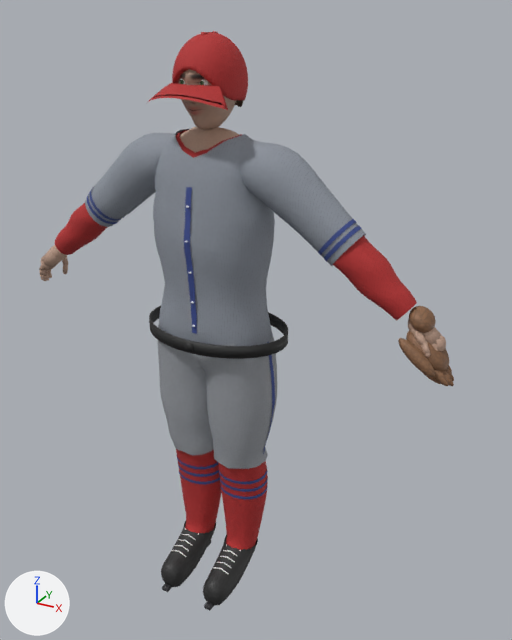
An edit to the glTF model assets/optimized/players/player_away.glb, drawn before and after from the same camera.
One viewpoint serves both versions: a 50 mm camera at (1.141, -1.803, 1.924) aimed at (0.124, 0.047, 1.0). The axes (+X, +Y, +Z) are drawn at lower left. The lights are the same throughout. The picture after the commit comes second. Vertices at exactly the same position are counted once.

In view in the first picture: 'Body_Skin', 'Cleats', 'Gear_Belt', 'Gear_Cap', 'Gear_Glove', 'Gear_Piping', 'Head', 'Jersey', 'Pants', 'Socks', 'Undershirt' and 6 more.
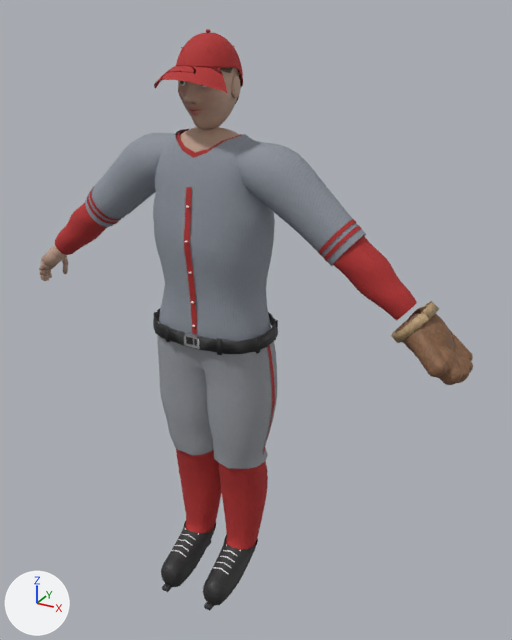
Where the change shows, as pixel boxes (x1, y1, x2, y2) in the pictures (512 x 640 px; the box of a moved part takes in the faces that stretch with it):
'Gear_Cap', reshaped (10% narrower, 19% shorter): before (149, 31, 248, 110); after (154, 29, 243, 93)
'Gear_Glove', reshaped (33% wider): before (398, 306, 454, 386); after (398, 306, 473, 385)
'Gear_Belt', reshaped: before (149, 306, 288, 359); after (153, 309, 278, 355)
'Gear_Piping', recoloured: (87, 187, 362, 499) in both
'Gear_Glove_Laces', added (beige): after (391, 301, 439, 357)
'Gear_BeltBuckle', added: after (184, 333, 200, 349)
part 1 of me_g_011, moved or reshaped (not visible afterwards): before (184, 342, 193, 353)
part 2 of me_g_011, rebuilt: before (149, 306, 288, 359); after (153, 309, 278, 354)
part 3 of me_g_011, added: after (154, 312, 170, 342)
part 4 of me_g_011, added: after (217, 320, 278, 355)
part 5 of me_g, deleted (red): before (149, 83, 228, 110)
part 6 of me_g, moved or reshaped: before (172, 31, 248, 101); after (154, 33, 243, 93)

The change, as a list of edits to the scene's bpy script:
```text
Add mat_glove_laces:
    mat_glove_laces = bpy.data.materials.new('glove_laces')
    # colours: brown #c4a67c
    # uses the picture img_leather_albedo
    # uses the picture img_leather_normal
    # uses the picture img_leather_orm
Add mat_buckle:
    mat_buckle = principled_material('buckle')
    mat_buckle.base_color = (0.78, 0.78, 0.8)  # white #e5e5e7
    mat_buckle.metallic = 1.0
    mat_buckle.roughness = 0.28
Change me_g_011:
    used by ob_gear_belt; location = (0.0, 0.0, 0.0)
    remove me_g_011.from_pydata(...)  # 200 vertices, 396 faces; spans x -0.246..0.246, y -0.166..0.178, z 0.942..0.982
    add me_g_011.from_pydata(...)  # 208 vertices, 388 faces; spans x -0.211..0.21, y -0.145..0.159, z 0.947..1.002
    me_g_011 part 1: the loose piece of 8 vertices spanning x -0.015..0.015, y -0.166..-0.158, z 0.947..0.977 is scaled about its middle by (0.498, 0.552, 1.8), then moved by (0.0, 0.317, 0.013)
    me_g_011 part 2: the loose piece of 192 vertices spanning x -0.246..0.246, y -0.162..0.178, z 0.942..0.982 is rebuilt with 152 vertices and now spans x -0.211..0.21, y -0.145..0.159, z 0.951..1.001
    me_g_011 part 3: 24 vertices added at x -0.2..-0.089, y -0.141..0.078, z 0.947..1.002
    me_g_011 part 4: 24 vertices added at x 0.089..0.199, y -0.141..0.078, z 0.947..1.002
Change me_g:
    used by ob_gear_cap; location = (0.0, 0.0, 0.0)
    remove me_g.from_pydata(...)  # 6686 vertices, 13234 faces; spans x -0.136..0.136, y -0.184..0.124, z 1.677..1.866
    add me_g.from_pydata(...)  # 3803 vertices, 7536 faces; spans x -0.118..0.118, y -0.181..0.106, z 1.712..1.872
    me_g part 5: the loose piece of 396 vertices spanning x -0.136..0.136, y -0.184..-0.076, z 1.678..1.734 is deleted
    me_g part 6: 14 vertices moved within x -0.05..0.05, y -0.009..0.008, z 1.84..1.863; 6055 vertices removed from x -0.102..0.102, y -0.112..0.124, z 1.677..1.866; 3494 vertices added at x -0.118..0.118, y -0.181..0.106, z 1.712..1.863
    other edits to the shape of me_g do not show in these pictures
Change me_g_003:
    used by ob_gear_glove; location = (0.0, 0.0, 0.0)
    remove me_g_003.from_pydata(...)  # 1776 vertices, 3520 faces; spans x 0.631..0.784, y -0.082..0.058, z 0.959..1.17
    add me_g_003.from_pydata(...)  # 4914 vertices, 9817 faces; spans x 0.614..0.824, y -0.11..0.077, z 0.977..1.168
    me_g_003 part 7: 1 vertex moved within x 0.707, y 0.019, z 1.024; 1775 vertices removed from x 0.631..0.784, y -0.082..0.058, z 0.959..1.17; 4913 vertices added at x 0.614..0.824, y -0.11..0.077, z 0.977..1.168
Change me_gear_piping:
    where me_gear_piping.from_pydata(...)  # 824 vertices, 818 faces; spans x -0.475..0.477, y -0.151..0.094, z 0.354..1.456
    remove me_gear_piping.materials.append(mat_piping)
    add me_gear_piping.materials.append(mat_cap)
Add me_gear_glove_laces:
    me_gear_glove_laces.from_pydata(...)  # 2220 vertices, 4004 faces; spans x 0.593..0.764, y -0.071..0.071, z 0.997..1.187
    me_gear_glove_laces.materials.append(mat_glove_laces)
Add me_gear_beltbuckle:
    me_gear_beltbuckle.from_pydata(...)  # 32 vertices, 60 faces; spans x -0.028..0.028, y -0.1462..-0.1387, z 0.9549..0.9955
    me_gear_beltbuckle.materials.append(mat_buckle)  # white #e5e5e7
Add ob_gear_glove_laces:
    ob_gear_glove_laces = bpy.data.objects.new('Gear_Glove_Laces', me_gear_glove_laces)
    ob_gear_glove_laces.location = (0.0, 0.0, 0.0)
Add ob_gear_beltbuckle:
    ob_gear_beltbuckle = bpy.data.objects.new('Gear_BeltBuckle', me_gear_beltbuckle)
    ob_gear_beltbuckle.location = (0.0, 0.0, 0.0)
```
